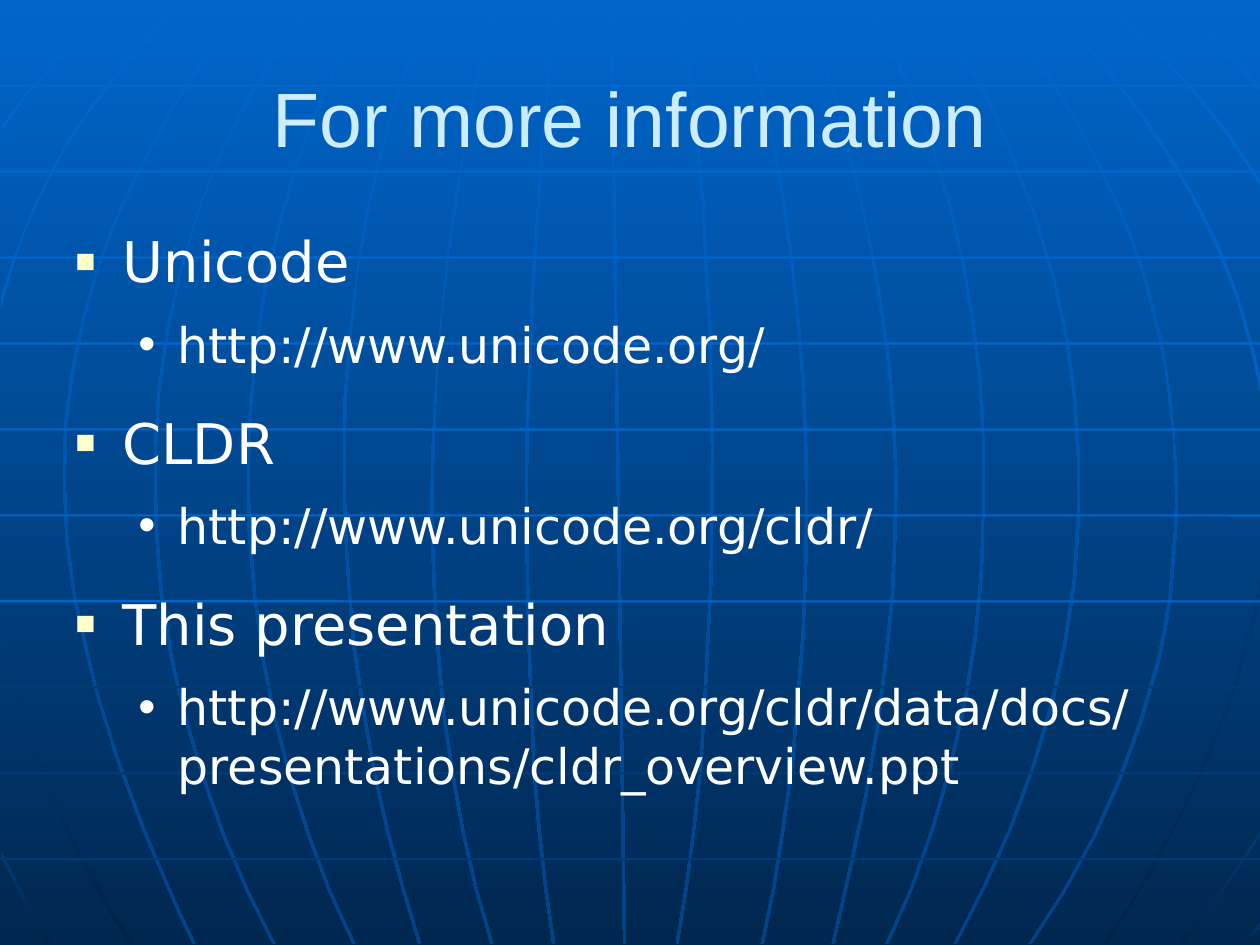
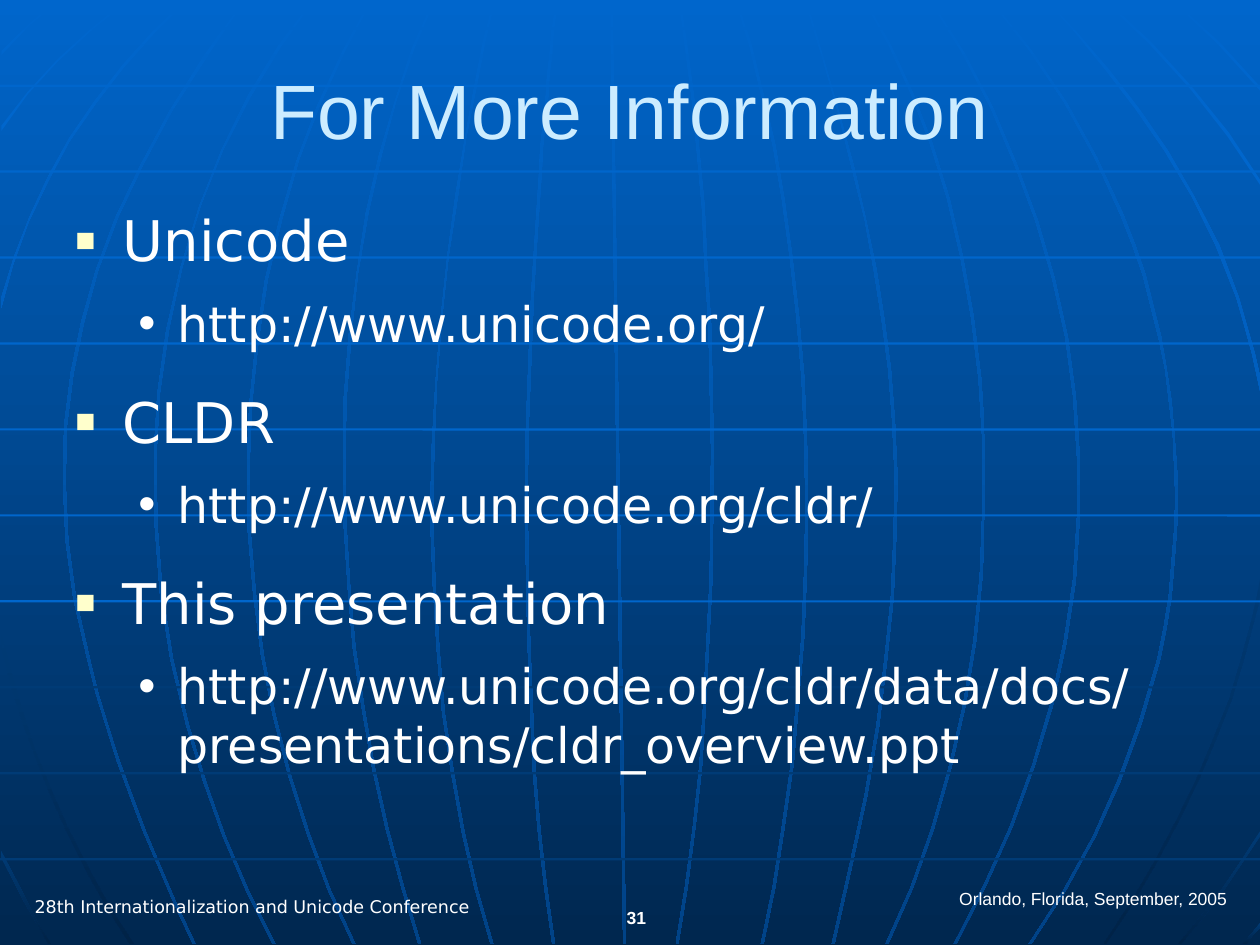
Before and after one commit to michkovsky/cldr, a slide deck: slide 31 of docs/presentations/cldr_overview.ppt (slide 20 before the commit). Drawn at 1260x945 pixels with LibreOffice and Linux fonts; fonts in the diff are those of the drawing. Boxes give left, top, right and bottom in pixels: in the first picture for what was removed or moved away, otherwise in the second. Text is boxed around its words. In the diff, an @@ line names an element or a change of style, - is before the commit and + after.

```diff
--- a/docs/presentations/cldr_overview.ppt
+++ b/docs/presentations/cldr_overview.ppt
@@ title at (270,83,989,140): text changed @@
-For more information
+For More Information
@@ text "Unicode": place and size @@
-text "Unicode" at (123,239,1129,795)
+text "Unicode" at (123,218,1129,774)
@@ text added at (959,892,1227,910), 10 pt, text #FFFFFF @@
+Orlando, Florida, September, 2005
@@ text added at (35,900,470,918), 10 pt, text #FFFFFF @@
+28th Internationalization and Unicode Conference
@@ page number added at (627,911,646,925), 10 pt, text #FFFFFF, bold @@
+31
```
Also in this commit, not shown: 14 other slides changed, 16 slides added, 5 slides removed.
